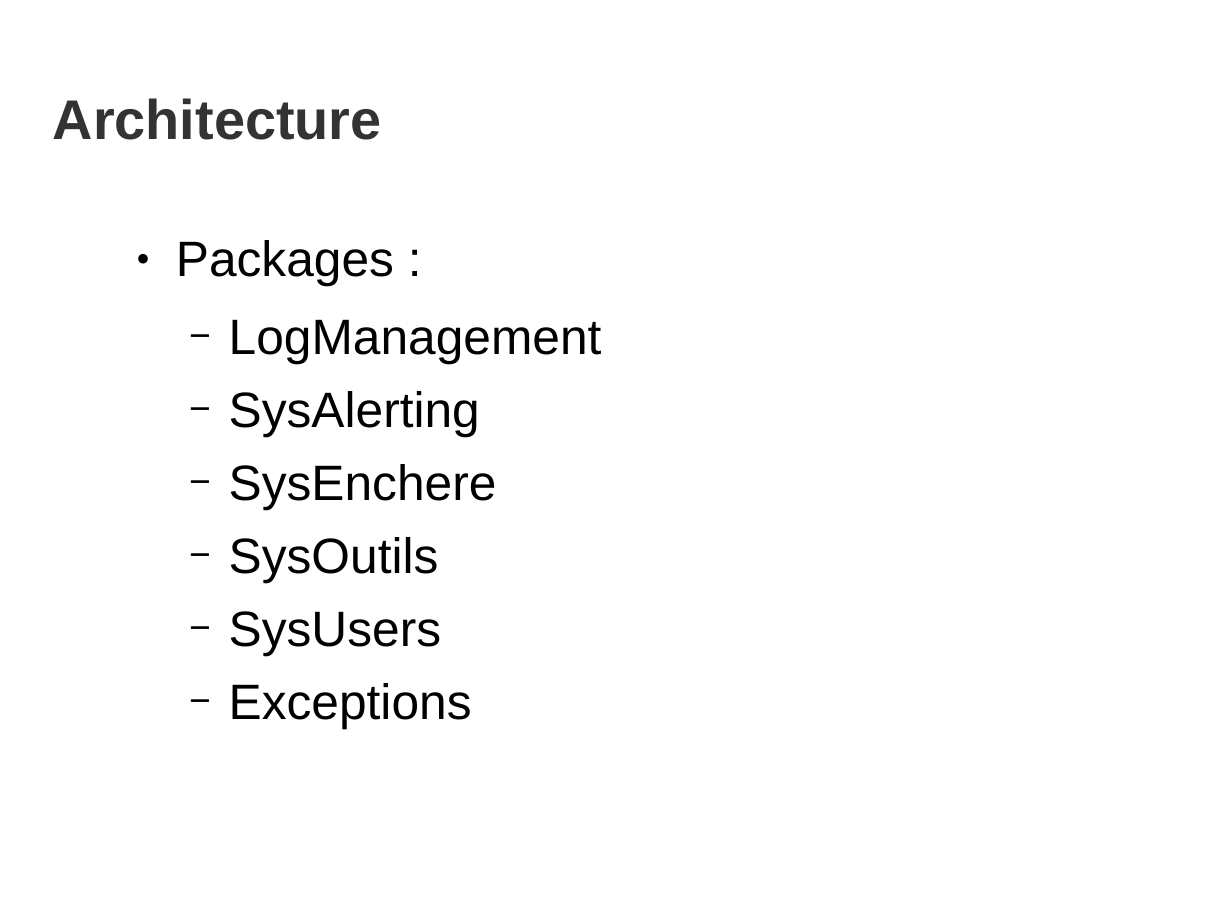
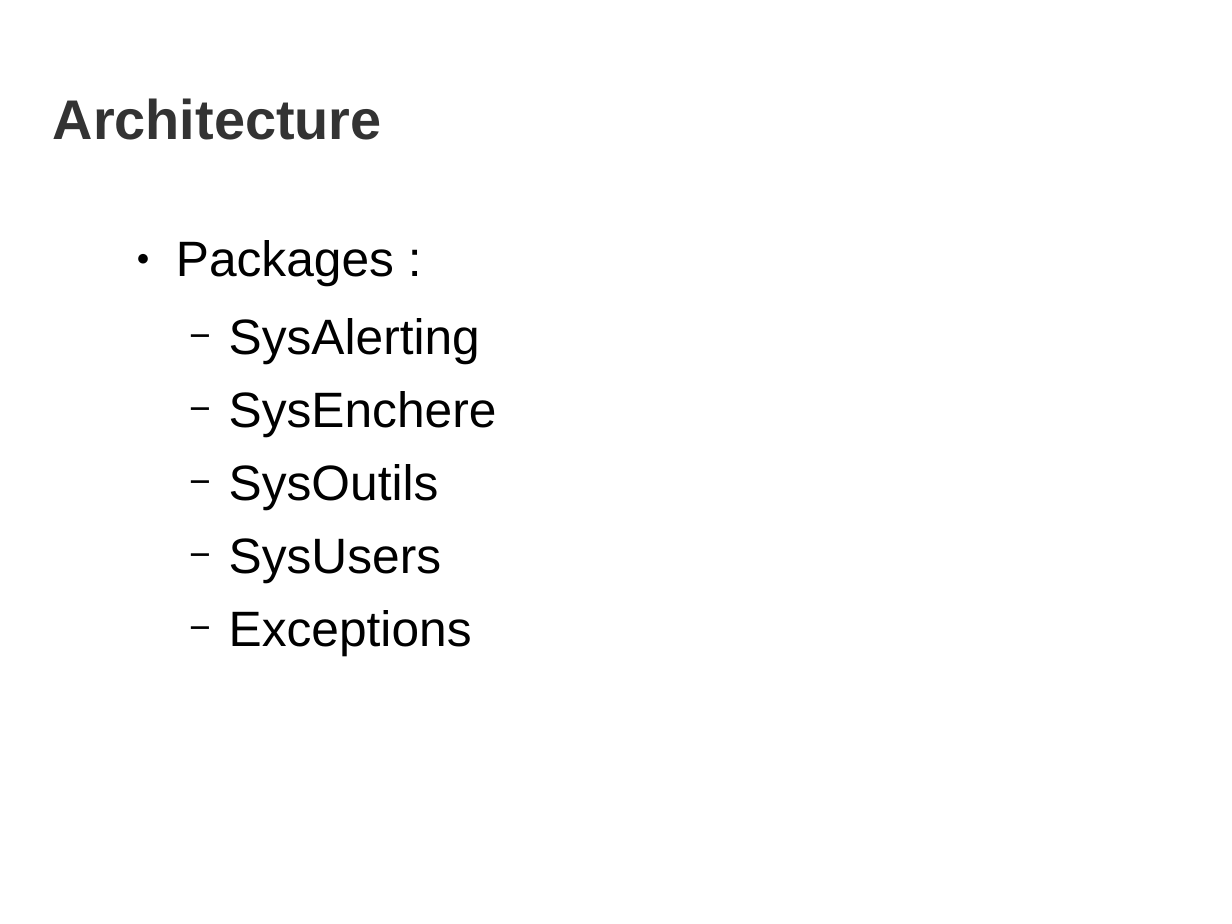
Before and after one commit to pbarbero/ESIEA.INF4035-EBAY, a slide deck: slide 5 of documentArchitecture.ppt. Drawn at 1232x924 pixels with LibreOffice and Linux fonts; fonts in the diff are those of the drawing; background and template pictures are left out. Boxes give left, top, right and bottom in pixels: in the first picture for what was removed or moved away, otherwise in the second. Text is boxed around its words. In the diff, an @@ line names an element or a change of style, - is before the commit and + after.

```diff
--- a/documentArchitecture.ppt
+++ b/documentArchitecture.ppt
@@ text at bbox=[229, 319, 602, 363]: paragraph removed @@
-  − LogManagement
```
Also in this commit, not shown: 3 other slides changed, 1 slide added, 1 slide removed, 5 other files.
